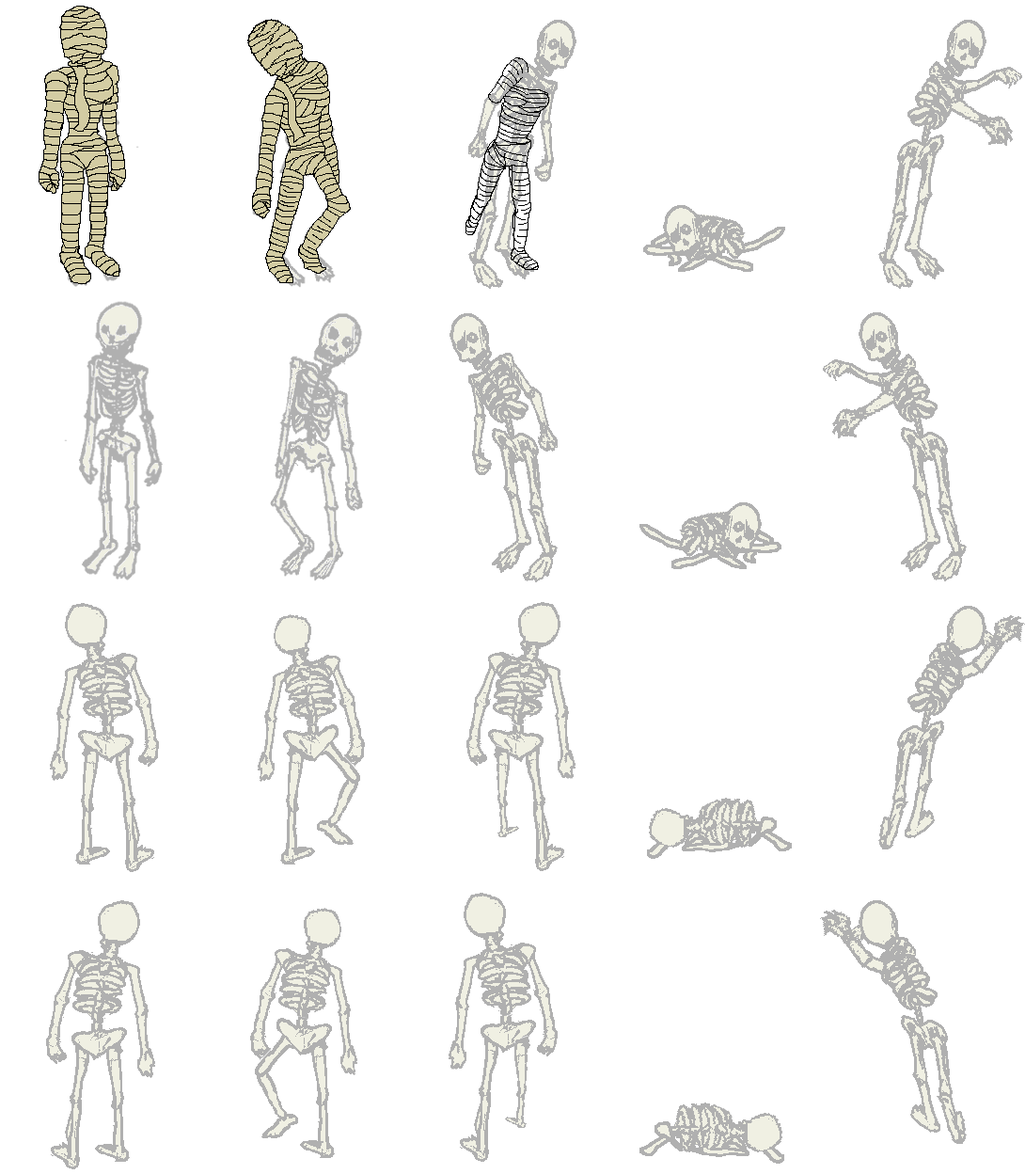
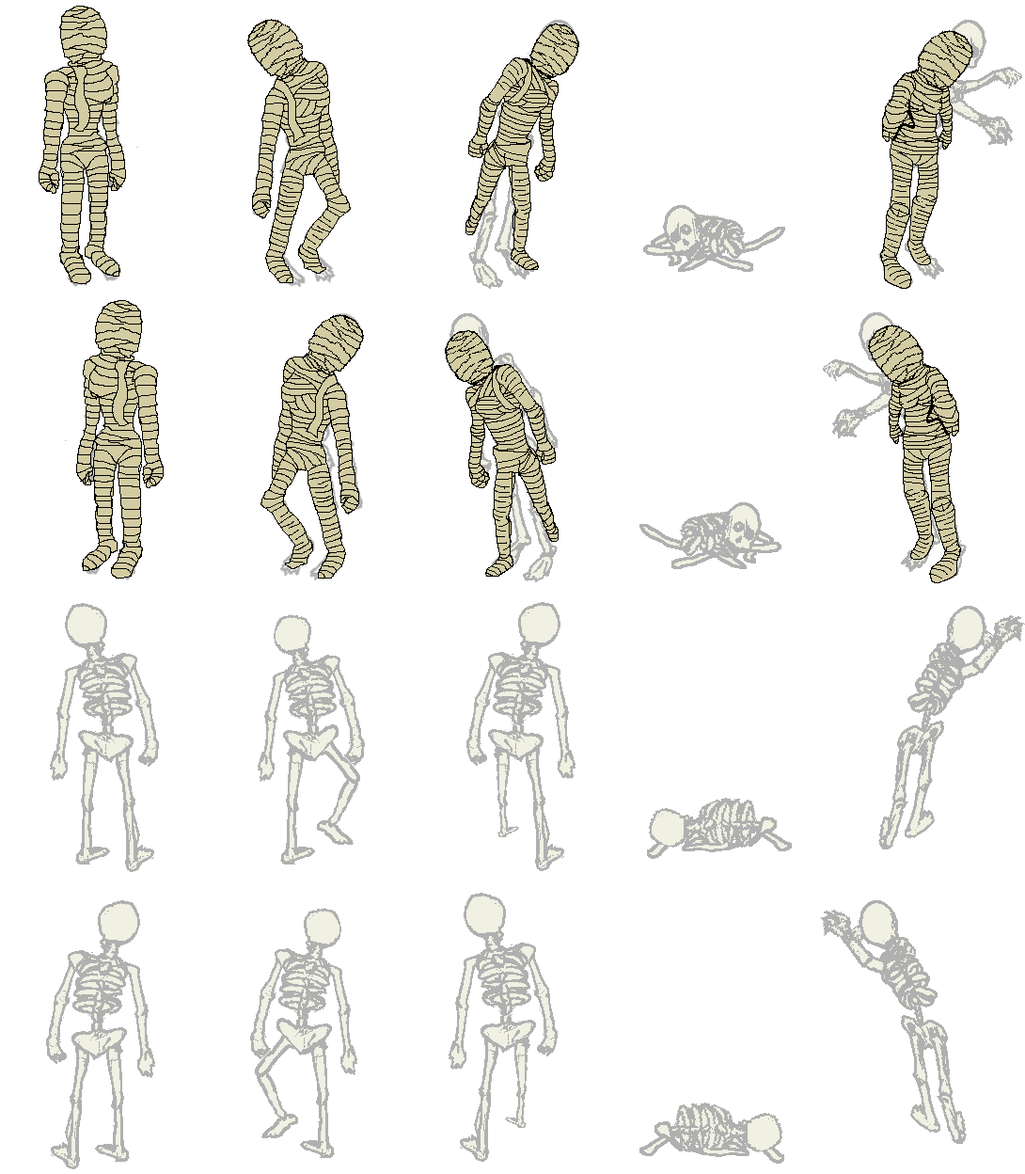
Revision of a layered 1025x1174 image; what changed, layer by layer:
painted on "mummy" over box(76, 23, 974, 584)
